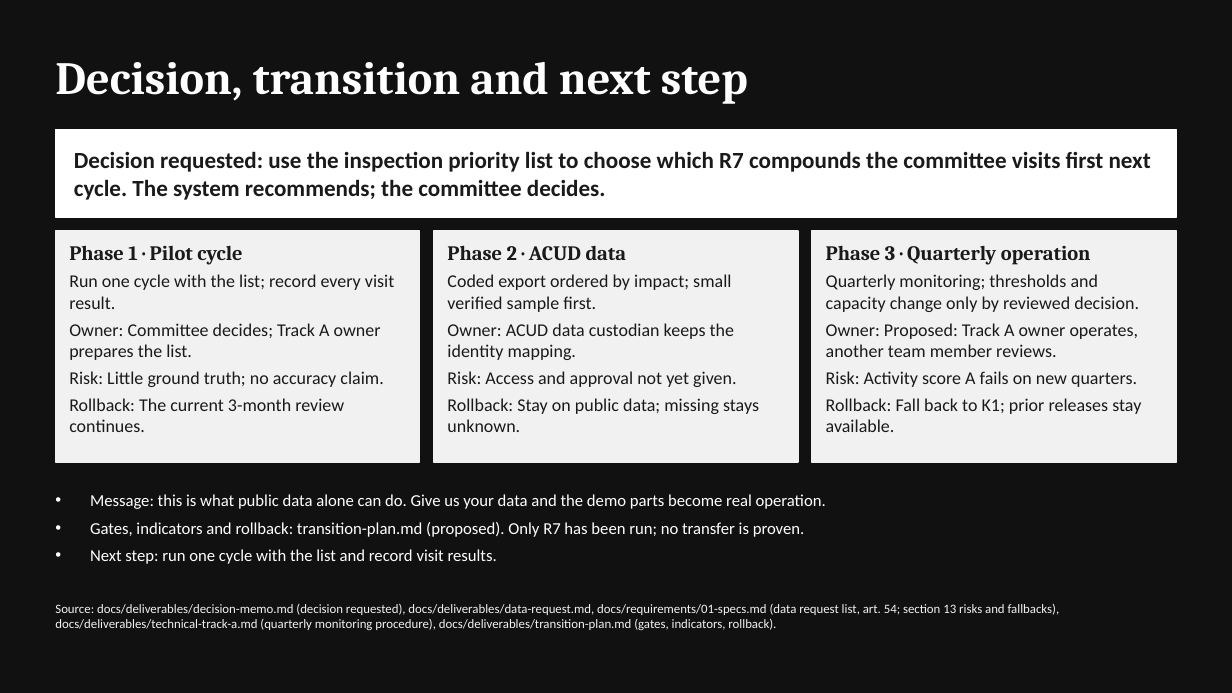
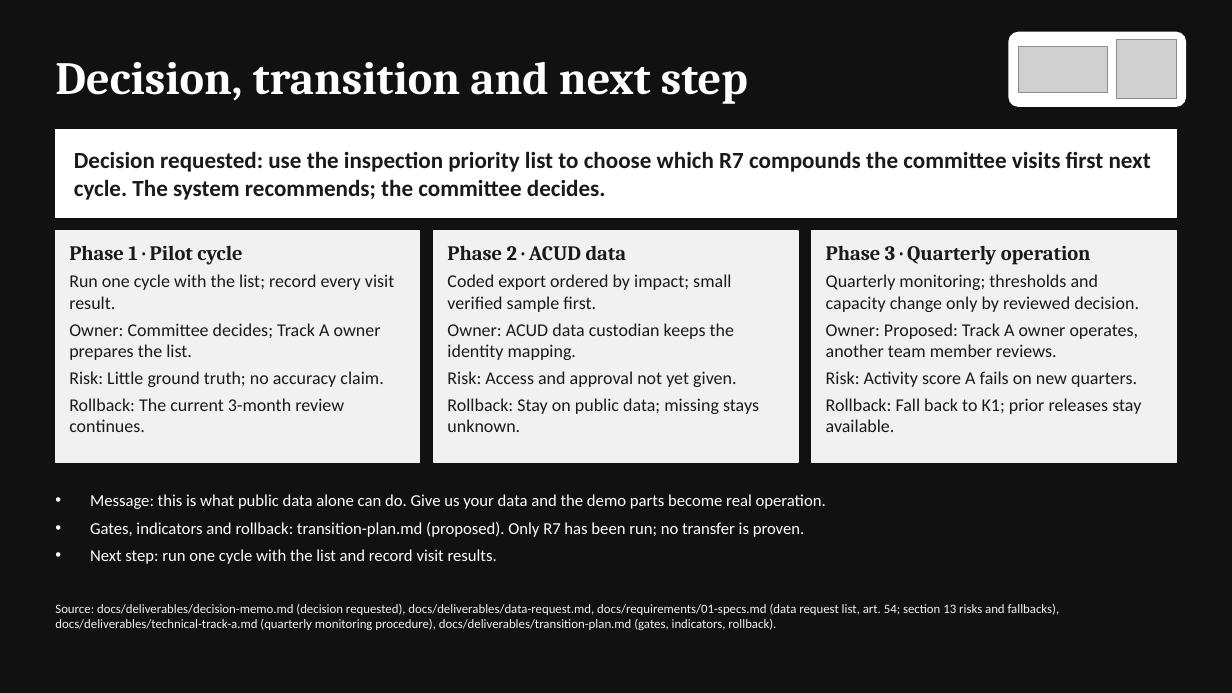
Before and after one commit to elsayedelmandoh/spaceeye-geoai, a slide deck: slide 13 of docs/deliverables/01-presentation/presentation.pptx. Drawn at 1232x693 pixels with LibreOffice and Linux fonts; fonts in the diff are those of the drawing; grey boxes stand for pictures. Boxes give left, top, right and bottom in pixels: in the first picture for what was removed or moved away, otherwise in the second. Text is boxed around its words. In the diff, an @@ line names an element or a change of style, - is before the commit and + after.

```diff
--- a/docs/deliverables/01-presentation/presentation.pptx
+++ b/docs/deliverables/01-presentation/presentation.pptx
@@ rounded rectangle added at box(1009, 32, 1186, 106), fill #FFFFFF, outline #FFFFFF 1 pt @@
@@ picture added at box(1019, 46, 1108, 92) @@
@@ picture added at box(1117, 40, 1177, 99) @@
```
Also in this commit, not shown: 12 other slides changed, 2 other files.
